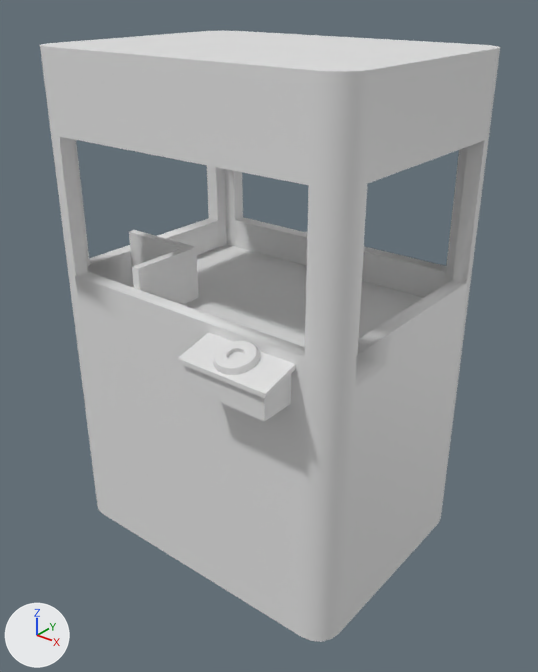
The FBX model Assets/Simon/Assets/Models/clawmachine.fbx: old version first, new version second.
Camera for both pictures: a camera (50 mm lens) standing at (10.39, -12.9, 7.33) and looking at (0.39, -0.4, -0.42). Arrows for +X, +Y and +Z are at lower left; the lights stay in place. Where no turn or scale is listed for an object, it has been applied to the vertices.

The first picture shows 'machine'.
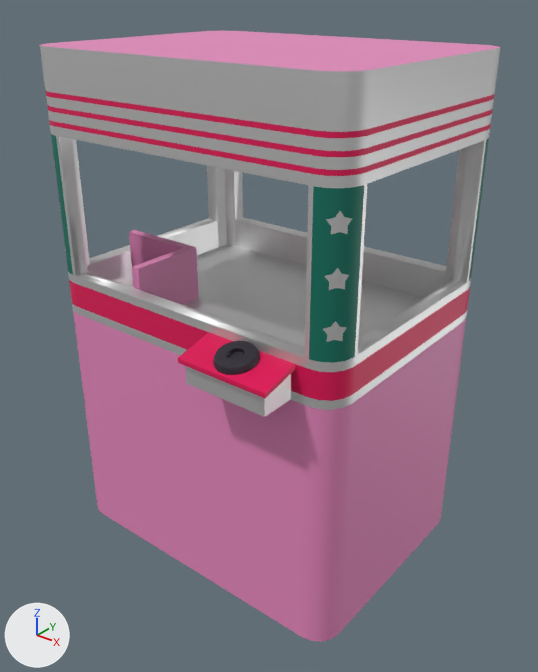
Location of each change, (x1, y1, x2, y2) in pixels of the pictures (538 x 672 px):
part 1 of me_plane, built on
    before: (185, 366, 291, 422)
    after: (40, 46, 500, 417)
part 2 of me_plane, recoloured (white to pink)
    both: (40, 31, 500, 642)
part 3 of me_plane, recoloured (white to cyan)
    both: (51, 134, 489, 363)
part 4 of me_plane, recoloured (white to pink)
    both: (178, 332, 296, 398)
part 5 of me_plane, recoloured (white to black)
    both: (213, 341, 260, 375)

Diff of the bpy script that builds the scene:
```diff
--- a/Assets/Simon/Assets/Models/clawmachine.fbx.py
+++ b/Assets/Simon/Assets/Models/clawmachine.fbx.py
@@ mat_base @@
+mat_base = principled_material('base')
+mat_base.base_color = (0.815, 0.254, 0.521)  # pink #e98abf
@@ mat_red @@
+mat_red = principled_material('red')
+mat_red.base_color = (0.8, 0.0, 0.098)  # pink #e70058
@@ mat_green @@
+mat_green = principled_material('green')
+mat_green.base_color = (0.0, 0.171, 0.12)  # dark cyan #007361
@@ mat_metal_lining @@
+mat_metal_lining = principled_material('metal lining')
+mat_metal_lining.base_color = (0.799, 0.799, 0.799)  # white #e7e7e7
+mat_metal_lining.metallic = 0.869
@@ mat_black @@
+mat_black = principled_material('black')
+mat_black.base_color = (0.0273, 0.0242, 0.0356)  # black #2e2b35
@@ me_plane @@
 # used by ob_machine; location = (0.0, 0.0, 0.0)
-me_plane.from_pydata(...)  # 467 vertices, 420 faces; spans x -4.0..4.0, y -3.9..3.0, z -6.0..6.0
+me_plane.from_pydata(...)  # 815 vertices, 672 faces; spans x -4.0..4.0, y -3.9..3.0, z -6.0..6.0
+# me_plane part 1: 4 vertices moved from x 1.0..3.0, y -3.8..-3.0, z -0.1 to x 1.0..3.0, y -3.8..-3.0, z 0.0; 348 vertices added at x -4.0..4.0, y -3.0..3.0, z 0.8..5.1
+# me_plane part 2: 77 faces spanning x -4.0..4.0, y -3.0..3.0, z -6.0..6.0 switch from no material to mat_base (pink #e98abf)
+# me_plane part 3: 16 faces spanning x -4.0..4.0, y -3.0..3.0, z 1.0..4.2 switch from no material to mat_green (dark cyan #007361)
+# me_plane part 4: 22 faces spanning x 0.9..3.1, y -3.9..-3.0, z 0.0..0.8 switch from no material to mat_red (pink #e70058)
+# me_plane part 5: 98 faces spanning x 1.55..2.45, y -3.85..-2.96, z 0.58..0.94 switch from no material to mat_black (black #2e2b35)
+me_plane.materials.append(mat_metal_lining)  # white #e7e7e7
```
